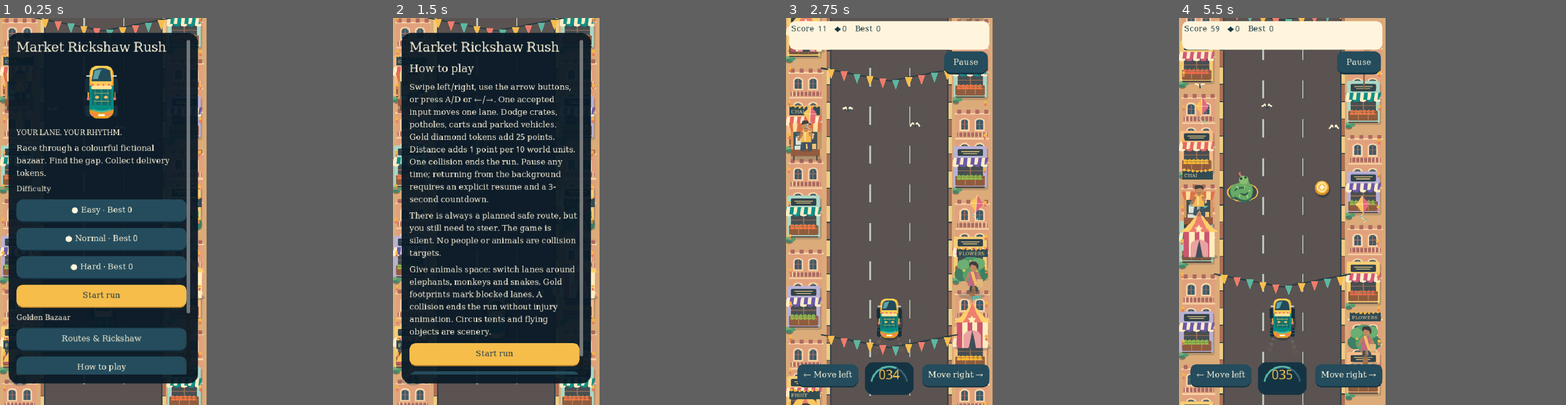
Above: before the commit, frames 1-4 (left to right).
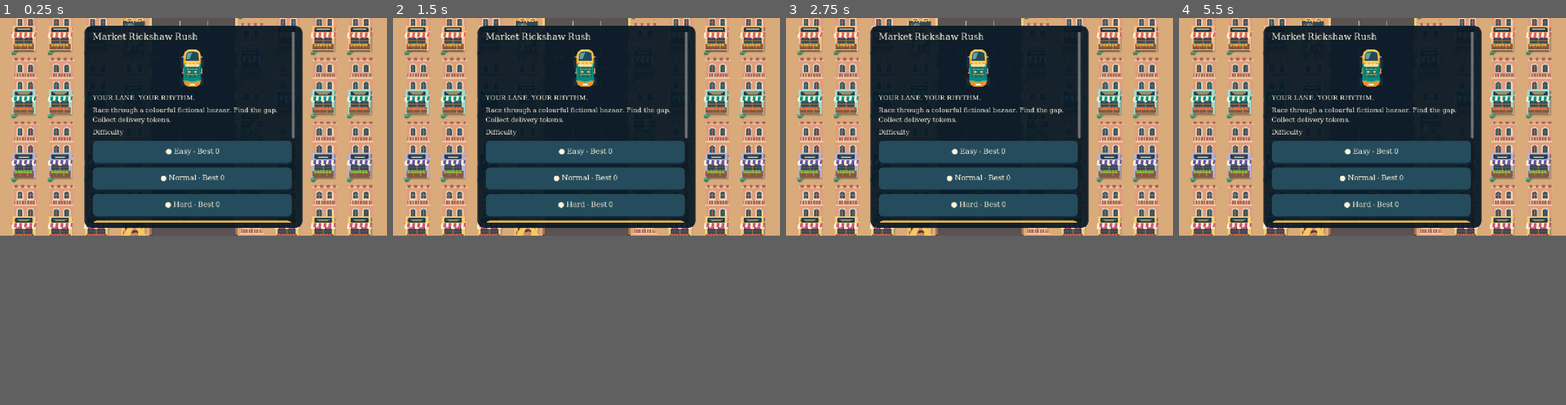
Above: after the commit, the same moments.

Repository: yogeshaneja/market-rickshaw-rush-godo
Game: Godot game, scene res://scenes/main.tscn
Two runs of this game, one before a commit and one after it. Both use one fixed random seed, a clock stepped at 60 frames per second and the inputs below. Sound files missing from this copy of the repository are replaced by a short silence.
Inputs (mouse positions are in pixels of both pictures, inside the frame that each line leads up to):
- Up to frame 1 (0.25 s): no input
- Up to frame 2 (1.5 s): click (493, 366) at 0.5 s, where only the run before the commit has a clickable "How to play"; click (493, 381) at 1.25 s, where only the run before the commit has a clickable "Home"
- Up to frame 3 (2.75 s): click "Start run" at 2 s
- Up to frame 4 (5.5 s): click (1283, 257) at 2.75 s, where only the run after the commit has a clickable "○ Easy · Best 0"; click (1283, 257) at 3.5 s, where only the run after the commit has a clickable "● Easy · Best 0"; click (1283, 257) at 4.25 s, where only the run after the commit has a clickable "● Easy · Best 0"; click (1283, 304) at 5 s, where only the run after the commit has a clickable "○ Normal · Best 0"
In our replay, the window is 427x800 before the commit and 800x450 after it. These sizes can differ from the game's own. Grey fills any space a smaller window leaves; there, only what the larger window draws over its background counts as a difference.

The runs differ from the first frame. In frame 1, 55% of the frame differs, in the area x 0-97%, y 0-100%; in frame 2, 50%; in frame 3, 59%; in frame 4, 59%.

Commit message:
Add landscape layout and player-controlled rickshaw jumps [skip ci]

Diff:
--- a/project.godot
+++ b/project.godot
@@ -7,12 +7,13 @@
 config/icon="res://assets/icon.svg"
 
 [display]
-window/size/viewport_width=480
-window/size/viewport_height=900
-window/size/window_width_override=480
-window/size/window_height_override=900
+window/size/viewport_width=1280
+window/size/viewport_height=720
+window/size/window_width_override=1280
+window/size/window_height_override=720
 window/stretch/mode="canvas_items"
-window/handheld/orientation=1
+window/stretch/aspect="keep"
+window/handheld/orientation=0
 
 [rendering]
 renderer/rendering_method="gl_compatibility"
--- a/release/readiness.json
+++ b/release/readiness.json
@@ -14,5 +14,10 @@
   "audioPayloadBytes": 73000,
   "audioAssets": "original synthesis bundled; provenance and CC0 output notice prepared",
   "audioListeningAndAndroidInterruptions": "pending",
-  "routeAndLightingDeviceReview": "pending"
+  "routeAndLightingDeviceReview": "pending",
+  "latestFocusedValidation": {
+    "checks": 35,
+    "scope": "landscape/jump smoke; prior broad-suite counts above are historical",
+    "androidLandscapeAndJumpFeel": "pending"
+  }
 }
--- a/release/store/listing-en-US.json
+++ b/release/store/listing-en-US.json
@@ -1,7 +1,7 @@
 {
   "title": "Market Rickshaw Rush",
   "shortDescription": "Dodge obstacles and collect tokens in a colourful offline rickshaw runner.",
-  "fullDescription": "Your lane. Your rhythm.\n\nSteer an or …(1290 unchanged characters)… ut for new routes in future app updates.",
+  "fullDescription": "Your lane. Your rhythm.\n\nSteer an or …(1290 unchanged characters)… ut for new routes in future app updates.\n\nPlay in landscape with a Jump button or Space/Up on desktop. Time jumps over low obstacles; steer around cars and elephants.",
   "status": "Draft; verify finished artifact, public details and actual screenshots before submission",
   "categoryCandidate": "GAME_RACING"
 }
--- a/release/store/listing-hi-IN.json
+++ b/release/store/listing-hi-IN.json
@@ -1,7 +1,7 @@
 {
   "title": "बाज़ार रिक्शा रश",
   "shortDescription": "रंगीन ऑफलाइन रिक्शा रनर में बाज़ार की बाधाओं से बचें और टोकन जुटाएँ।",
-  "fullDescription": "आपकी लेन। आपकी रफ्तार।\n\nरंगीन काल्पन …(1089 unchanged characters)… ं के लिए आने वाले ऐप अपडेट पर नज़र रखें।",
+  "fullDescription": "आपकी लेन। आपकी रफ्तार।\n\nरंगीन काल्पन …(1089 unchanged characters)… ं के लिए आने वाले ऐप अपडेट पर नज़र रखें।\n\nआड़ी स्क्रीन पर खेलें। छलाँग बटन या कंप्यूटर पर Space/ऊपर वाला तीर दबाएँ। छोटी बाधाओं के ऊपर समय पर छलाँग लगाएँ; कार और हाथी से बचने के लिए लेन बदलें।",
   "status": "Draft; verify finished artifact, public details and actual screenshots before submission",
   "categoryCandidate": "GAME_RACING"
 }
--- a/scripts/localization.gd
+++ b/scripts/localization.gd
@@ -1,5 +1,7 @@
 extends RefCounted
 const TEXT = {
+ "jump":["Jump","छलाँग"],"airborne":["In air","हवा में"],"jump_wait":["Wait","रुकें"],"jump_ready":["Ready","तैयार"],
+ "jump_help":["Landscape controls: tap Jump or press Space/Up just before a low obstacle. Jump over crates, potholes, carts, monkeys and snakes. Cars and elephants still require a lane change. No double jump; wait for the button to become ready. Jump timing freezes while paused.","आड़ी स्क्रीन पर छलाँग बटन या Space/ऊपर वाला तीर दबाएँ। पेटी, गड्ढे, ठेले, बंदर और साँप के ऊपर छलाँग लगा सकते हैं। कार और हाथी से बचने के लिए लेन बदलें। दोहरी छलाँग नहीं है; बटन तैयार होने तक रुकें। विराम में छलाँग भी रुकती है।"],
  "garage":["Routes & Rickshaw", "रास्ते और रिक्शा"],
  "route":["Choose your route", "अपना रास्ता चुनें"],
  "route_bazaar":["Golden Bazaar", "सुनहरा बाज़ार"],
--- a/scripts/main.gd
+++ b/scripts/main.gd
@@ -26,7 +26,9 @@
 var panel: VBoxContainer
 var hud: Label
 var speed_label: Label
+var jump_button: Button
 var countdown_label: Label
+const WORLD_OFFSET = Vector2(400,-80)
 var touch_start := Vector2.ZERO
 var touch_index := -1
 var effects_time := 0.0
@@ -46,19 +48,20 @@
  return Words.text(key, preferences.language)
 
 func _ready() -> void:
+ position = WORLD_OFFSET
  preferences = saves.load_data()
  add_child(sound)
  sound.configure(preferences)
- for action in ["move_left","move_right","pause","confirm"]:
+ for action in ["move_left","move_right","pause","confirm","jump"]:
   if not InputMap.has_action(action): InputMap.add_action(action)
- var mappings = {"move_left":[KEY_LEFT,KEY_A],"move_right":[KEY_RIGHT,KEY_D],"pause":[KEY_ESCAPE,KEY_P],"confirm":[KEY_ENTER]}
+ var mappings = {"move_left":[KEY_LEFT,KEY_A],"move_right":[KEY_RIGHT,KEY_D],"pause":[KEY_ESCAPE,KEY_P],"confirm":[KEY_ENTER],"jump":[KEY_SPACE,KEY_UP]}
  for action in mappings:
   for code in mappings[action]:
    var event := InputEventKey.new()
    event.physical_keycode = code
    InputMap.action_add_event(action,event)
  button_theme.default_font = load("res://assets/fonts/NotoSansDevanagari-Regular.ttf")
- button_theme.default_font_size = 19
+ button_theme.default_font_size = 24
  layer = CanvasLayer.new()
  add_child(layer)
  show_page("home")
@@ -86,6 +89,7 @@
  if page != "game" or sim.state != "running": return
  if event.is_action_pressed("move_left") and not event.is_echo(): sim.move(-1)
  elif event.is_action_pressed("move_right") and not event.is_echo(): sim.move(1)
+ elif event.is_action_pressed("jump") and not event.is_echo(): sim.jump()
  elif event is InputEventScreenTouch:
   if event.pressed and touch_index == -1:
    touch_index = event.index
@@ -109,6 +113,9 @@
   saves.save_data(preferences)
   show_page("results")
   sound.cue("end")
+ if is_instance_valid(jump_button):
+  jump_button.disabled = sim.state != "running" or sim.jump_cooldown > 0.0
+  jump_button.text = word("jump")+" · "+word("airborne" if sim.jump_elapsed >= 0.0 else "jump_wait" if sim.jump_cooldown > 0.0 else "jump_ready")
  if is_instance_valid(speed_label): speed_label.text = "%03d" % int(sim.speed / 5.0)
  if is_instance_valid(hud): hud.text = "%s  %d    ◆ %d    %s  %d" % [word("score"),sim.score(),sim.tokens,word("best"),preferences.scores[level]]
  if is_instance_valid(countdown_label): countdown_label.text = "%s\n%d" % [word("countdown"),ceili(sim.countdown)] if sim.state == "countdown" else ""
@@ -131,13 +138,14 @@
  ui.theme = button_theme
  layer.add_child(ui)
  hud = null
+ jump_button = null
  speed_label = null
  countdown_label = null
 
 func label(text: String, size: int = 19) -> Label:
  var item := Label.new()
  item.text = text
- item.add_theme_font_size_override("font_size",size)
+ item.add_theme_font_size_override("font_size",maxi(22,size))
  item.add_theme_color_override("font_color",PAPER)
  item.autowrap_mode = TextServer.AUTOWRAP_WORD_SMART
  item.size_flags_horizontal = Control.SIZE_EXPAND_FILL
@@ -148,7 +156,8 @@
 func button(text: String, action: Callable, accent: bool = false) -> Button:
  var item := Button.new()
  item.text = text
- item.custom_minimum_size = Vector2(0,54)
+ if page == "game": item.focus_mode = Control.FOCUS_NONE
+ item.custom_minimum_size = Vector2(0,76)
  item.size_flags_horizontal = Control.SIZE_EXPAND_FILL
  item.add_theme_color_override("font_color",INK if accent else PAPER)
  var box := StyleBoxFlat.new()
@@ -169,20 +178,20 @@
 
 func make_panel() -> void:
  var background := Panel.new()
- background.position = Vector2(20,35)
- background.size = Vector2(440,815)
+ background.position = Vector2(280,26)
+ background.size = Vector2(720,668)
  var style := StyleBoxFlat.new()
  style.bg_color = Color(0.035,0.10,0.15,0.94)
  style.set_corner_radius_all(22)
  background.add_theme_stylebox_override("panel",style)
  ui.add_child(background)
  var scroll := ScrollContainer.new()
- scroll.position = Vector2(38,51)
- scroll.size = Vector2(404,779)
+ scroll.position = Vector2(306,45)
+ scroll.size = Vector2(668,630)
  scroll.horizontal_scroll_mode = ScrollContainer.SCROLL_MODE_DISABLED
  ui.add_child(scroll)
  panel = VBoxContainer.new()
- panel.custom_minimum_size.x = 390
+ panel.custom_minimum_size.x = 646
  panel.size_flags_horizontal = Control.SIZE_EXPAND_FILL
  panel.add_theme_constant_override("separation",12)
  scroll.add_child(panel)
@@ -195,36 +204,41 @@
  _clear_ui()
  if name == "game":
   hud = Label.new()
-  hud.position = Vector2(12,14)
-  hud.size = Vector2(456,64)
+  hud.position = Vector2(28,24)
+  hud.size = Vector2(430,70)
   hud.add_theme_color_override("font_color",INK)
-  hud.add_theme_font_size_override("font_size",18)
+  hud.add_theme_font_size_override("font_size",22)
   hud.autowrap_mode = TextServer.AUTOWRAP_WORD_SMART
   ui.add_child(hud)
   panel = VBoxContainer.new()
-  panel.position = Vector2(367,77)
-  panel.size = Vector2(102,60)
+  panel.position = Vector2(1080,20)
+  panel.size = Vector2(170,76)
   ui.add_child(panel)
   button(word("pause"),pause_run)
   panel = VBoxContainer.new()
-  panel.position = Vector2(26,805)
-  panel.size = Vector2(138,70)
+  panel.position = Vector2(30,610)
+  panel.size = Vector2(170,80)
   ui.add_child(panel)
   button("← " + word("left"),func(): sim.move(-1))
   panel = VBoxContainer.new()
-  panel.position = Vector2(316,805)
-  panel.size = Vector2(138,70)
+  panel.position = Vector2(220,610)
+  panel.size = Vector2(170,80)
   ui.add_child(panel)
   button(word("right") + " →",func(): sim.move(1))
+  panel = VBoxContainer.new()
+  panel.position = Vector2(1020,610)
+  panel.size = Vector2(230,80)
+  ui.add_child(panel)
+  jump_button = button(word("jump"),func(): sim.jump(),true)
   countdown_label = Label.new()
-  countdown_label.position = Vector2(100,330)
+  countdown_label.position = Vector2(500,270)
   countdown_label.size = Vector2(280,150)
   countdown_label.horizontal_alignment = HORIZONTAL_ALIGNMENT_CENTER
   countdown_label.add_theme_font_size_override("font_size",40)
   countdown_label.add_theme_color_override("font_color",PAPER)
   ui.add_child(countdown_label)
   speed_label = Label.new()
-  speed_label.position = Vector2(198,813)
+  speed_label.position = Vector2(900,620)
   speed_label.size = Vector2(84,46)
   speed_label.horizontal_alignment = HORIZONTAL_ALIGNMENT_CENTER
   speed_label.add_theme_font_size_override("font_size",30)
@@ -291,6 +305,7 @@
    label(word("tutorial_text"))
    label(word("tutorial_note"))
    label(word("animals"))
+   label(word("jump_help"))
    button(word("play"),start_run,true)
    button(word("home"),func(): show_page("home"))
   "pause":
@@ -400,6 +415,16 @@
  return 148.0 + value * 92.0
 
 func _draw() -> void:
+ draw_set_transform(Vector2.ZERO)
+ # Keep world art at its original aspect ratio; CanvasLayer UI uses landscape pixels.
+ draw_rect(Rect2(-400,80,1280,720),RouteArt.GROUND[preferences.route])
+ var street_travel: float = sim.distance if page in ["game","pause","results"] else 0.0
+ for column in [-360.0,-240.0,-120.0,510.0,630.0,750.0]:
+  for i in range(-1,5):
+   var y := float(i*210)+fmod(street_travel*0.6,210.0)
+   draw_texture_rect(RouteArt.FACADES[preferences.route],Rect2(column,y,88,158),false)
+   draw_texture_rect(STALL_ART[posmod(i,4)],Rect2(column-3,y+104,94,105),false)
+ if preferences.evening: draw_rect(Rect2(-400,80,1280,720),Color(0.08,0.10,0.24,0.32))
  draw_rect(Rect2(0,0,480,900),RouteArt.GROUND[preferences.route])
  var travel: float = sim.distance if page in ["game","pause","results"] else 0.0
  draw_rect(Rect2(95,0,290,900),Color("283c49"))
@@ -434,17 +459,23 @@
  var bob: float = sin(effects_time*9.0)*1.5 if page == "game" and not preferences.reduce_effects and sim.state == "running" else 0.0
  if page == "game" and sim.state == "running" and not preferences.reduce_effects:
   market_life.draw_dust(self,Vector2(lane_x(sim.x),700),effects_time)
- draw_rickshaw(Vector2(lane_x(sim.x),700+bob))
+ if sim.jump_elapsed >= 0.0:
+  draw_set_transform(Vector2(lane_x(sim.x),710),0,Vector2(1,0.35))
+  draw_circle(Vector2.ZERO,32,Color(0.03,0.10,0.14,0.34))
+  draw_set_transform(Vector2.ZERO)
+ draw_rickshaw(Vector2(lane_x(sim.x),700+bob-sim.jump_height()))
  if particle_time > 0.0 and not preferences.reduce_effects:
   for i in range(12):
    var angle := float(i)*TAU/12.0
    draw_circle(Vector2(lane_x(sim.x),650)+Vector2(cos(angle),sin(angle))*(1.0-particle_time/0.55)*70,particle_time*7,GOLD)
  if page == "game":
-  draw_style_box(round_box(PAPER,16),Rect2(7,7,466,67))
-  draw_style_box(round_box(INK,18),Rect2(184,801,112,75))
-  draw_arc(Vector2(240,853),42,PI+0.2,TAU-0.2,24,Color("356273"),3,true)
+  # Cancel the world offset for HUD backgrounds, matching the CanvasLayer controls.
+  draw_set_transform(-WORLD_OFFSET)
+  draw_style_box(round_box(PAPER,16),Rect2(18,14,450,86))
+  draw_style_box(round_box(INK,18),Rect2(886,608,112,85))
+  draw_arc(Vector2(942,660),42,PI+0.2,TAU-0.2,24,Color("356273"),3,true)
   var speed_fraction: float = clampf(sim.speed / float(Sim.CONFIG[level].cap),0.0,1.0)
-  draw_arc(Vector2(240,853),42,PI+0.2,PI+0.2+speed_fraction*(PI-0.4),24,MINT,3,true)
+  draw_arc(Vector2(942,660),42,PI+0.2,PI+0.2+speed_fraction*(PI-0.4),24,MINT,3,true)
 
 func draw_stall(at: Vector2, index: int) -> void:
  draw_texture_rect(RouteArt.FACADES[preferences.route],Rect2(at+Vector2(3,0),Vector2(88,158)),false)
@@ -476,6 +507,10 @@
  return box
 
 func draw_hazard(at: Vector2, kind: int) -> void:
+ if kind in Sim.JUMPABLE_KINDS:
+  var marker := at+Vector2(0,-65)
+  draw_circle(marker,13,INK)
+  draw_polyline(PackedVector2Array([marker+Vector2(-6,3),marker+Vector2(0,-4),marker+Vector2(6,3)]),MINT,2.5,true)
  if kind >= 4 and kind < Sim.HAZARD_COUNT:
   # An outlined footprint signals the blocked lane for smaller animals too.
   # Only ears/tails move inside this footprint, never the obstacle position.
--- a/scripts/runner_sim.gd
+++ b/scripts/runner_sim.gd
@@ -10,6 +10,11 @@
 const REACTION_MARGIN = 0.6
 const DANGER_HALF_DEPTH = 80.0
 const TOKEN_BONUS = 25
+const JUMP_DURATION = 1.25
+const JUMP_COOLDOWN = 1.60
+const JUMPABLE_KINDS = [0,1,2,5,6]
+var jump_elapsed := -1.0
+var jump_cooldown := 0.0
 # 0 crate, 1 pothole, 2 cart, 3 car, 4 elephant, 5 monkey, 6 snake.
 const HAZARD_COUNT = 7
 var state: String = "ready"
@@ -34,6 +39,8 @@
  lane = 1
  x = 1.0
  cooldown = 0.0
+ jump_elapsed = -1.0
+ jump_cooldown = 0.0
  distance = 0.0
  tokens = 0
  collisions = 0
@@ -55,6 +62,19 @@
  lane = target
  cooldown = INPUT_COOLDOWN
  return true
+
+func jump() -> bool:
+ if state != "running" or jump_elapsed >= 0.0 or jump_cooldown > 0.0: return false
+ jump_elapsed = 0.0
+ jump_cooldown = JUMP_COOLDOWN
+ return true
+
+func jump_clearance() -> bool:
+ return jump_elapsed >= 0.10 and jump_elapsed <= 1.15
+
+func jump_height() -> float:
+ if jump_elapsed < 0.0: return 0.0
+ return sin(PI*jump_elapsed/JUMP_DURATION)*68.0
 
 func pause() -> void:
  if state in ["running", "countdown"]:
@@ -120,6 +140,10 @@
   return
  var dt := clampf(delta, 0.0, 1.0 / 30.0)
  cooldown = maxf(0.0, cooldown - dt)
+ jump_cooldown = maxf(0.0,jump_cooldown-dt)
+ if jump_elapsed >= 0.0:
+  jump_elapsed += dt
+  if jump_elapsed >= JUMP_DURATION: jump_elapsed = -1.0
  x = move_toward(x, float(lane), dt / CHANGE_TIME)
  speed = minf(CONFIG[difficulty].cap, speed + CONFIG[difficulty].accel * dt)
  distance += speed * dt
@@ -128,7 +152,7 @@
   var relative: float = row.at - distance
   if absf(relative) <= DANGER_HALF_DEPTH:
    for blocked in row.blocked:
-    if absf(x - float(blocked)) < 0.60:
+    if absf(x - float(blocked)) < 0.60 and not (row.kind in JUMPABLE_KINDS and jump_clearance()):
      hit()
      return
    if not row.collected and absf(relative) <= 28.0 and absf(x - float(row.safe)) < 0.42:
--- /dev/null
+++ b/tests/test_jump_landscape.gd
@@ -0,0 +1,83 @@
+extends SceneTree
+const Sim = preload("res://scripts/runner_sim.gd")
+const Save = preload("res://scripts/save_service.gd")
+var failures := 0
+var checks := 0
+func check(value: bool, message: String) -> void:
+ checks += 1
+ if not value: failures += 1; push_error(message)
+func _initialize() -> void:
+ call_deferred("run")
+func run() -> void:
+ check(ProjectSettings.get_setting("display/window/handheld/orientation")==DisplayServer.SCREEN_LANDSCAPE,"landscape orientation")
+ check(ProjectSettings.get_setting("display/window/size/viewport_width")==1280 and ProjectSettings.get_setting("display/window/size/viewport_height")==720,"landscape canvas")
+ var sim = Sim.new()
+ sim.begin(0,9)
+ sim.rows.clear()
+ sim.next_row = 1000000.0
+ check(sim.jump() and not sim.jump(),"jump starts once; no double jump")
+ for i in range(12): sim.tick(1.0/60.0)
+ check(sim.jump_height()>0.0 and sim.jump_clearance(),"airborne arc and clearance")
+ sim.pause()
+ var frozen: float = sim.jump_elapsed
+ var cooldown: float = sim.jump_cooldown
+ for i in range(5): sim.tick(1.0/60.0)
+ check(sim.jump_elapsed==frozen and sim.jump_cooldown==cooldown and not sim.jump(),"pause freezes jump and cooldown")
+ sim.resume()
+ sim.tick(0.5)
+ check(sim.jump_elapsed==frozen,"resume countdown does not advance jump")
+ sim.state = "running"
+ for i in range(65): sim.tick(1.0/60.0)
+ check(sim.jump_elapsed<0.0 and not sim.jump(),"landing still obeys cooldown")
+ for i in range(25): sim.tick(1.0/60.0)
+ check(sim.jump(),"jump re-arms after cooldown")
+ sim.begin(0,9)
+ check(sim.jump_elapsed<0.0 and sim.jump_cooldown==0.0,"restart clears jump state")
+ # A single short crossing for each low hazard and difficulty, not the large seed suite.
+ for level in range(3):
+  for kind in Sim.JUMPABLE_KINDS:
+   sim.begin(level,9)
+   sim.rows = [{"id":0,"at":80.0+float(Sim.CONFIG[level].start)*0.15,"safe":0,"blocked":[1],"kind":kind,"collected":false}]
+   sim.next_row = 1000000.0
+   sim.jump()
+   for i in range(75): sim.tick(1.0/60.0)
+   check(sim.state=="running" and sim.collisions==0,"timed jump clears low obstacle at each difficulty")
+ for kind in [3,4]:
+  sim.begin(0,9)
+  sim.rows = [{"id":0,"at":100.0,"safe":0,"blocked":[1],"kind":kind,"collected":false}]
+  sim.next_row = 1000000.0
+  sim.jump()
+  for i in range(75): sim.tick(1.0/60.0)
+  check(sim.state=="over" and sim.collisions==1,"cars and elephants cannot be jumped")
+ sim.begin(0,9)
+ sim.rows = [{"id":0,"at":0.0,"safe":0,"blocked":[1],"kind":0,"collected":false}]
+ sim.next_row = 1000000.0
+ sim.tick(1.0/60.0)
+ check(sim.state=="over","grounded collision unchanged")
+ var game = load("res://scenes/main.tscn").instantiate()
+ var path := "user://jump-ui-"+str(Time.get_ticks_usec())+".json"
+ game.saves = Save.new(path)
+ root.add_child(game)
+ await process_frame
+ game.preferences.music_on = false
+ game.preferences.sfx_on = false
+ game.sound.configure(game.preferences)
+ for page in ["home","garage","settings","tutorial"]:
+  game.show_page(page)
+  var scroll: ScrollContainer = game.panel.get_parent()
+  check(scroll.position.x>=0 and scroll.position.y>=0 and scroll.position.x+scroll.size.x<=1280 and scroll.position.y+scroll.size.y<=720,"menu fits landscape viewport")
+ game.start_run()
+ game._physics_process(1.0/60.0)
+ check(InputMap.has_action("jump") and is_instance_valid(game.jump_button),"keyboard and touch jump controls")
+ var rect: Rect2 = game.jump_button.get_global_rect()
+ check(rect.position.x>=0 and rect.position.y>=0 and rect.end.x<=1280 and rect.end.y<=720,"jump control within landscape viewport")
+ game.jump_button.pressed.emit()
+ check(game.sim.jump_elapsed==0.0,"touch button starts jump")
+ game._physics_process(1.0/60.0)
+ check(game.jump_button.disabled,"jump button shows cooldown")
+ game.queue_free()
+ await process_frame
+ await create_timer(0.15).timeout
+ if FileAccess.file_exists(path): DirAccess.remove_absolute(ProjectSettings.globalize_path(path))
+ print("JUMP/LANDSCAPE CHECKS: %d passed / %d checks" % [checks-failures,checks])
+ quit(1 if failures else 0)
Not shown, added: tests/test_jump_landscape.gd.uid
Not shown, changed: docs/game-rules.md
Not shown, changed: docs/verification.md
Not shown, changed: release/device-content-review.md
Not shown, changed: release/store/asset-brief.md
